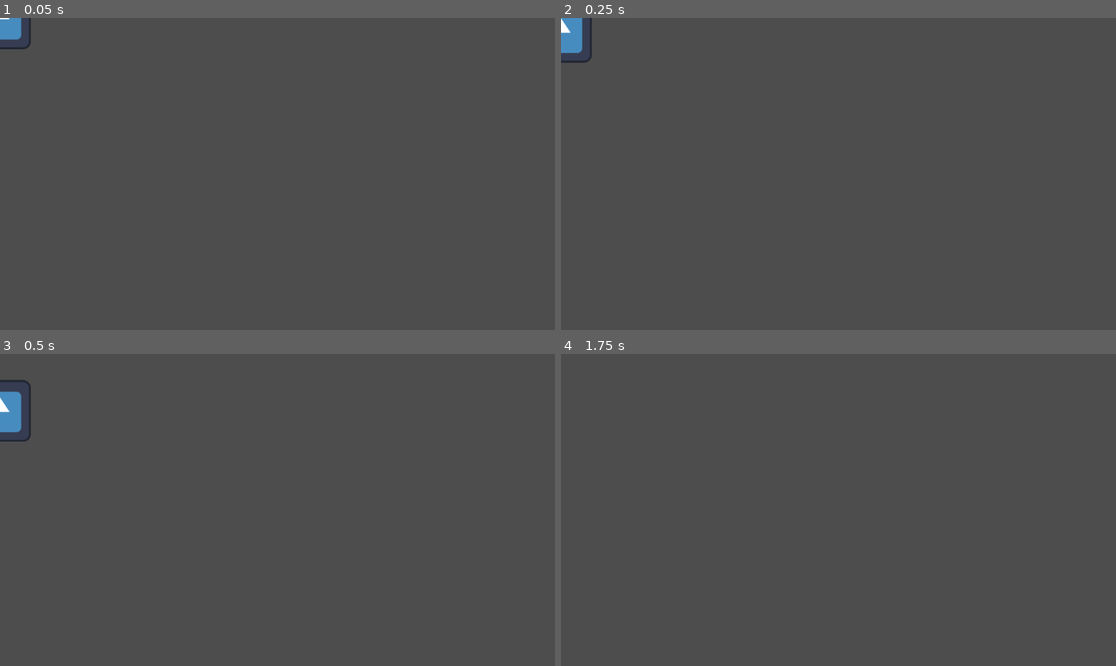
Above: before the commit, frames 1-4 (two rows, left to right).
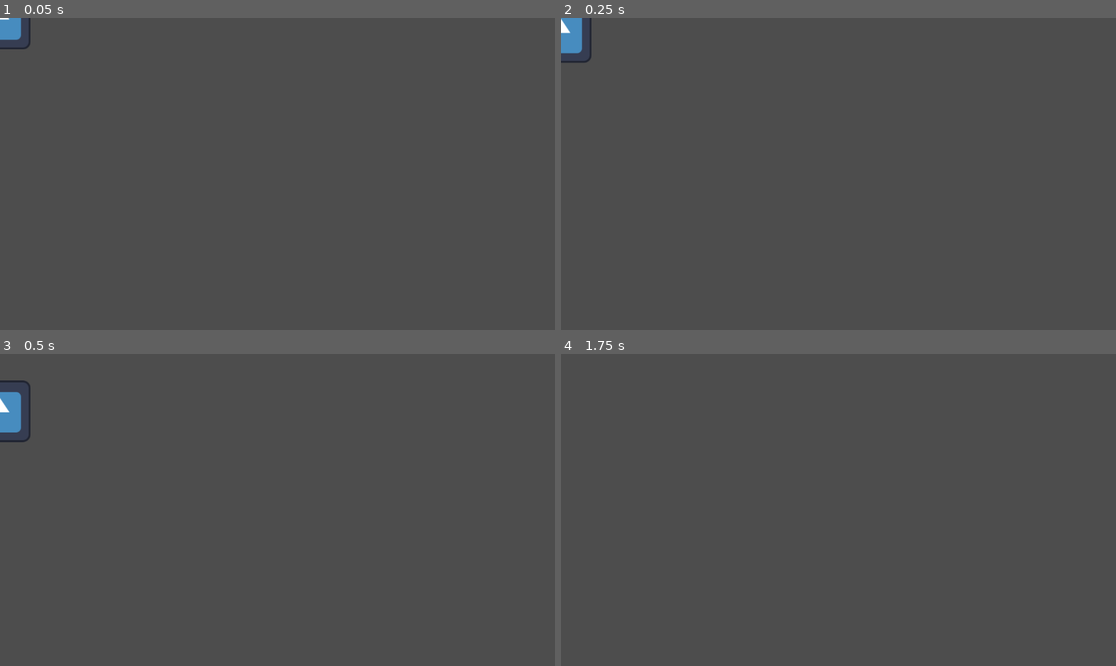
Above: after the commit, the same moments.

Repository: RyanSun1112/fighting-game-code-club
Game: Godot game, scene res://Player.tscn
Two runs of this game, one before a commit and one after it. Both use one fixed random seed, a clock stepped at 60 frames per second and the inputs below. The project has no main scene, so this scene is started directly. The engine's default icon, where the game draws it, is replaced by a stand-in: a white triangle on a blue panel in a dark square.
Inputs:
- Up to frame 1 (0.05 s): no input
- Up to frame 2 (0.25 s): no input
- Up to frame 3 (0.5 s): no input
- Up to frame 4 (1.75 s): tap Enter (ui_accept) at 0.5, 0.77, 1.52 s; hold Right (ui_right) from 0.53 s (still down)

The runs differ from the first frame. In frame 1, less than 0.1% of the frame differs, in the area x 0-4%, y 0-8%; in frame 2, less than 0.1%; in frame 3, less than 0.1%, in the area x 0-5%, y 8-29%; in frame 4, nothing differs.

Commit message:
added platform scene
super basic incomplete platform scene

Diff:
--- a/Player.tscn
+++ b/Player.tscn
@@ -3,13 +3,15 @@
 [ext_resource type="Script" path="res://player.gd" id="1_ma2as"]
 [ext_resource type="Texture2D" uid="uid://cnm1h0yjq8ni4" path="res://icon.svg" id="1_ndh0s"]
 
-[sub_resource type="SegmentShape2D" id="SegmentShape2D_ofw3p"]
+[sub_resource type="RectangleShape2D" id="RectangleShape2D_dwrf4"]
+size = Vector2(117, 127)
 
 [node name="CharacterBody2D" type="CharacterBody2D"]
 script = ExtResource("1_ma2as")
 
 [node name="CollisionShape2D" type="CollisionShape2D" parent="."]
-shape = SubResource("SegmentShape2D_ofw3p")
+position = Vector2(-0.5, 0.5)
+shape = SubResource("RectangleShape2D_dwrf4")
 
-[node name="Sprite2D" type="Sprite2D" parent="."]
+[node name="Sprite2D" type="Sprite2D" parent="CollisionShape2D"]
 texture = ExtResource("1_ndh0s")
--- /dev/null
+++ b/platform.tscn
@@ -0,0 +1,15 @@
+[gd_scene load_steps=3 format=3 uid="uid://crkflqcoqx2ju"]
+
+[ext_resource type="Texture2D" uid="uid://cnm1h0yjq8ni4" path="res://icon.svg" id="1_eswks"]
+
+[sub_resource type="RectangleShape2D" id="RectangleShape2D_k4n4t"]
+size = Vector2(119, 122)
+
+[node name="StaticBody2D" type="StaticBody2D"]
+
+[node name="CollisionShape2D" type="CollisionShape2D" parent="."]
+position = Vector2(67, 529)
+shape = SubResource("RectangleShape2D_k4n4t")
+
+[node name="Sprite2D" type="Sprite2D" parent="CollisionShape2D"]
+texture = ExtResource("1_eswks")
--- a/player.gd
+++ b/player.gd
@@ -23,3 +23,6 @@
 		velocity.x = move_toward(velocity.x, 0, SPEED)
 
 	move_and_slide()
+
+func _input(InputEvent):
+	pass
--- a/project.godot
+++ b/project.godot
@@ -53,6 +53,10 @@
 "events": [Object(InputEventJoypadButton,"resource_local_to_scene":false,"resource_name":"","device":-1,"button_index":1,"pressure":0.0,"pressed":true,"script":null)
 ]
 }
+down={
+"deadzone": 0.5,
+"events": []
+}
 
 [rendering]
 
